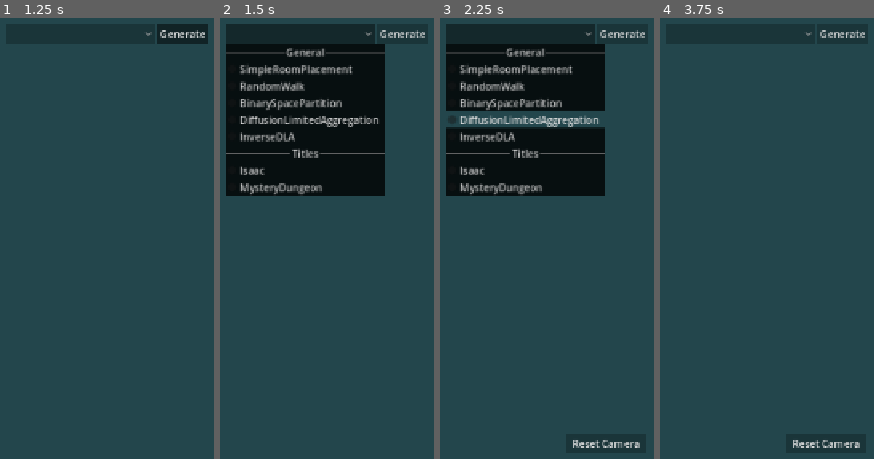
Above: before the commit, frames 1-4 (left to right).
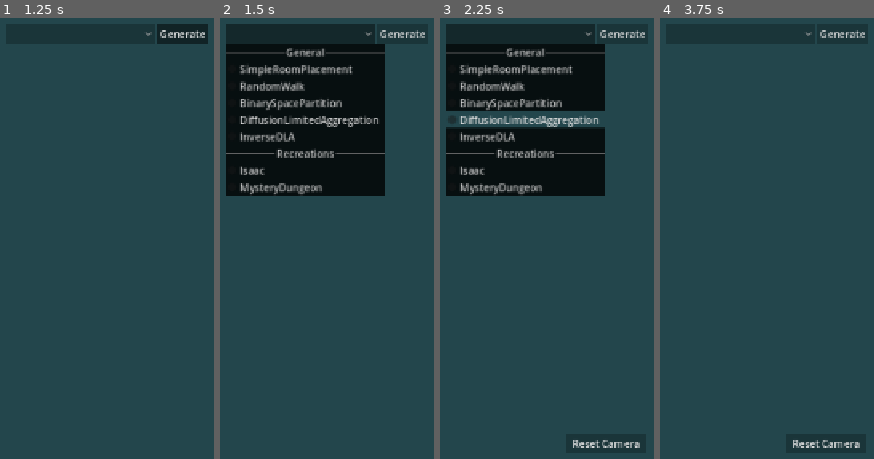
Above: after the commit, the same moments.

Repository: turboshook/ProGenViz
Game: Godot game, scene res://main.tscn
Two runs of this game, one before a commit and one after it. Both use one fixed random seed, a clock stepped at 60 frames per second and the inputs below.
Inputs (mouse positions are in pixels of both pictures, inside the frame that each line leads up to):
- Up to frame 1 (1.25 s): click "Generate" at 0.5 s
- Up to frame 2 (1.5 s): click (301, 35) at 1.25 s
- Up to frame 3 (2.25 s): tap Enter at 2 s; hold D (input_right) from 2.03 s (still down)
- Up to frame 4 (3.75 s): release D (input_right) at 2.75 s; click "Reset Camera" at 2.75 s; tap Space at 3.5 s; hold S (input_down) from 3.53 s (still down)

Frame 1 is identical in both runs. In frame 2, 0.3% of the frame differs, in the area x 25-55%, y 29-32%; in frame 3, 0.3%; in frame 4, nothing differs.

Commit message:
GeneratorVisualization.get_center_offset()

Diff:
--- a/generators/binary_space_partition/generator.gd
+++ b/generators/binary_space_partition/generator.gd
@@ -67,7 +67,8 @@
 	_hallways = _generate_hallways()
 	_floorplan = {
 		"partitions": _partitions,
-		"hallways": _hallways
+		"hallways": _hallways,
+		"parameters": parameters
 	}
 
 func _generate_partitions(parameters: Dictionary) -> Array[Dictionary]:
--- a/generators/binary_space_partition/generator_visualization.gd
+++ b/generators/binary_space_partition/generator_visualization.gd
@@ -27,3 +27,11 @@
 			tiles_placed += 1
 			if tiles_placed % 4 == 0: AudioManager.play_sound("footstep")
 			await get_tree().physics_frame
+
+func get_center_offset() -> Vector2:
+	return (
+		Vector2(
+			_floorplan.parameters.floor_tile_width,
+			_floorplan.parameters.floor_tile_height
+		) * 8.0
+	)/2.0
--- a/generators/diffusion_limited_aggregation/generator_visualization.gd
+++ b/generators/diffusion_limited_aggregation/generator_visualization.gd
@@ -15,3 +15,6 @@
 		tiles_placed += 1
 		if tiles_placed % 8 == 0: AudioManager.play_sound("footstep")
 		if tiles_placed % 2 == 0: await get_tree().physics_frame
+
+func get_center_offset() -> Vector2:
+	return Vector2(_floorplan.map_size/2) * 8.0
--- a/generators/inverse_diffusion_limited_aggregation/generator_visualization.gd
+++ b/generators/inverse_diffusion_limited_aggregation/generator_visualization.gd
@@ -21,3 +21,6 @@
 		var tile_coordinate: Vector2i = _floorplan.tile_coordinates[walk_index]
 		floor_tile_map.set_cell(tile_coordinate, 0, floor_atlas_tile_coordinate)
 		walk_tile_map.clear()
+
+func get_center_offset() -> Vector2:
+	return Vector2(256.0, 256.0)
--- a/generators/isaac/generator_visualization.gd
+++ b/generators/isaac/generator_visualization.gd
@@ -7,3 +7,6 @@
 		isaac_tilemap.set_cell(room_data.rect.position, 0, Vector2i(0, 0))
 		AudioManager.play_sound("tap")
 		for _frame: int in range(4): await get_tree().physics_frame
+
+func get_center_offset() -> Vector2:
+	return (Vector2(_floorplan.start_room.position) * Vector2(64.0, 32.0)) + Vector2(32.0, 16.0)
--- a/generators/mystery_dungeon/generator_visualization.gd
+++ b/generators/mystery_dungeon/generator_visualization.gd
@@ -28,3 +28,9 @@
 			tiles_placed += 1
 			if tiles_placed % 4 == 0: AudioManager.play_sound("footstep")
 			await get_tree().physics_frame
+
+func get_center_offset() -> Vector2:
+	var params: Dictionary = _floorplan.parameters
+	var sector_grid_size: Vector2 = Vector2(params.x_sectors, params.y_sectors)
+	var sector_size: Vector2 = Vector2(params.sector_size.x + params.sector_border, params.sector_size.y + params.sector_border)
+	return ((sector_grid_size * sector_size) * 8.0)/2.0
--- a/generators/random_walk/generator_visualization.gd
+++ b/generators/random_walk/generator_visualization.gd
@@ -13,3 +13,6 @@
 			if tiles_placed % 4 == 0: AudioManager.play_sound("footstep")
 			await get_tree().physics_frame
 		atlas_index = atlas_index + 1 if atlas_index < tile_atlas_coordinates.size() - 1 else 0
+
+func get_center_offset() -> Vector2:
+	return Vector2(_floorplan.walks[0][0] * 8.0)
--- a/generators/simple_room_placement/generator.gd
+++ b/generators/simple_room_placement/generator.gd
@@ -12,6 +12,7 @@
 
 func generate(parameters: Dictionary) -> void:
 	_floorplan = {
+		"floor_size": parameters.floor_size,
 		"rooms": [],
 		"hallways": []
 	}
--- a/generators/simple_room_placement/generator_visualization.gd
+++ b/generators/simple_room_placement/generator_visualization.gd
@@ -19,3 +19,6 @@
 			tiles_placed += 1
 			if tiles_placed % 4 == 0: AudioManager.play_sound("footstep")
 			await get_tree().physics_frame
+
+func get_center_offset() -> Vector2:
+	return (_floorplan.floor_size/2 * 8.0)
--- a/generators/utils/generator_visualization/generator_visualization.gd
+++ b/generators/utils/generator_visualization/generator_visualization.gd
@@ -12,3 +12,6 @@
 
 func _activate() -> void:
 	pass
+
+func get_center_offset() -> Vector2:
+	return Vector2.ZERO
--- a/main.gd
+++ b/main.gd
@@ -45,8 +45,9 @@
 		floor_visual_container.get_child(0).queue_free()
 	if parameters == {}: floor_generator.generate_from_default()
 	else: floor_generator.generate(parameters)
-	var visual_representation: Node2D = floor_generator.get_visualizer()
+	var visual_representation: GeneratorVisualization = floor_generator.get_visualizer()
 	floor_visual_container.add_child(visual_representation)
+	visual_representation.position -= visual_representation.get_center_offset()
 
 func _on_item_selected(index: int) -> void:
 	if generator_id != index and index != -1:
@@ -56,4 +57,5 @@
 	var parameter_table: GeneratorParameterTable = floor_generator.get_parameter_table()
 	generator_parameter_interface.initialize(parameter_table)
 	await RenderingServer.frame_post_draw # allow param interface to populate all controls
+	camera_target.position = Vector2(640.0, 360.0) # reset camera position
 	generate()
--- a/main.tscn
+++ b/main.tscn
@@ -58,7 +58,7 @@
 popup/item_4/id = 4
 popup/item_5/text = "InverseDLA"
 popup/item_5/id = 5
-popup/item_6/text = "Titles"
+popup/item_6/text = "Recreations"
 popup/item_6/id = 6
 popup/item_6/separator = true
 popup/item_7/text = "Isaac"
@@ -88,6 +88,7 @@
 text = "Reset Camera"
 
 [node name="FloorVisualContainer" type="Node2D" parent="."]
+position = Vector2(448, 352)
 metadata/_edit_lock_ = true
 
 [node name="CameraTarget" type="Node2D" parent="."]
--- a/script_templates/GeneratorVisualization/visualization_template.gd
+++ b/script_templates/GeneratorVisualization/visualization_template.gd
@@ -2,3 +2,6 @@
 
 func _activate() -> void:
 	pass
+
+func get_center_offset() -> Vector2:
+	return Vector2.ZERO
